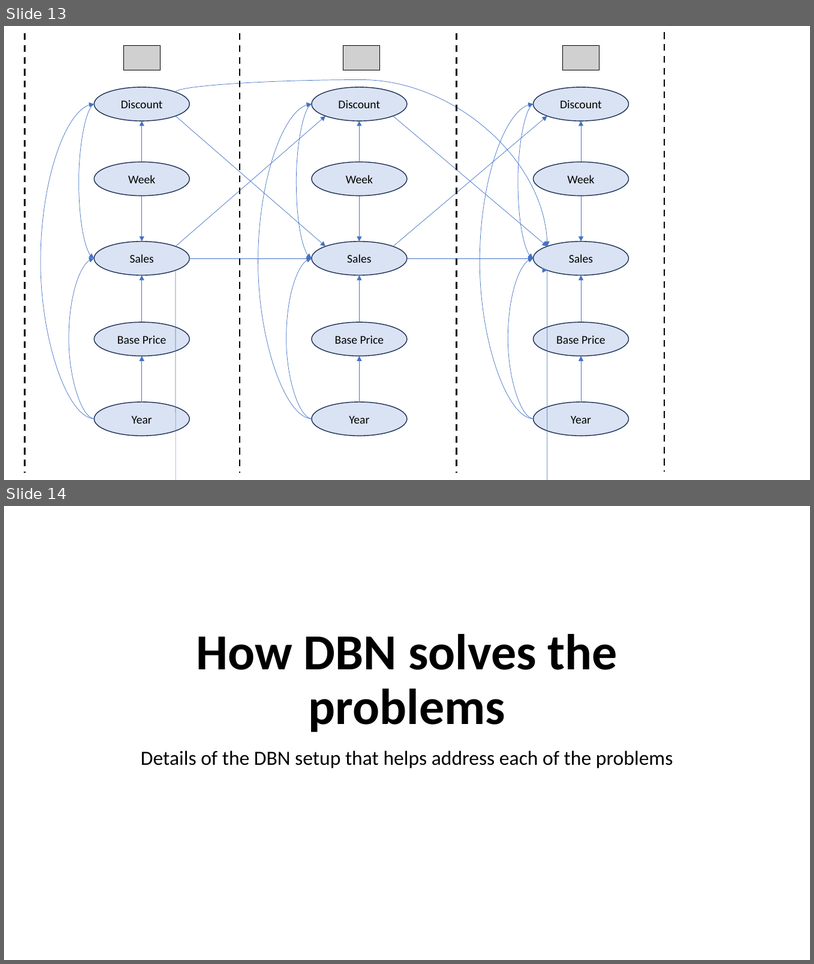
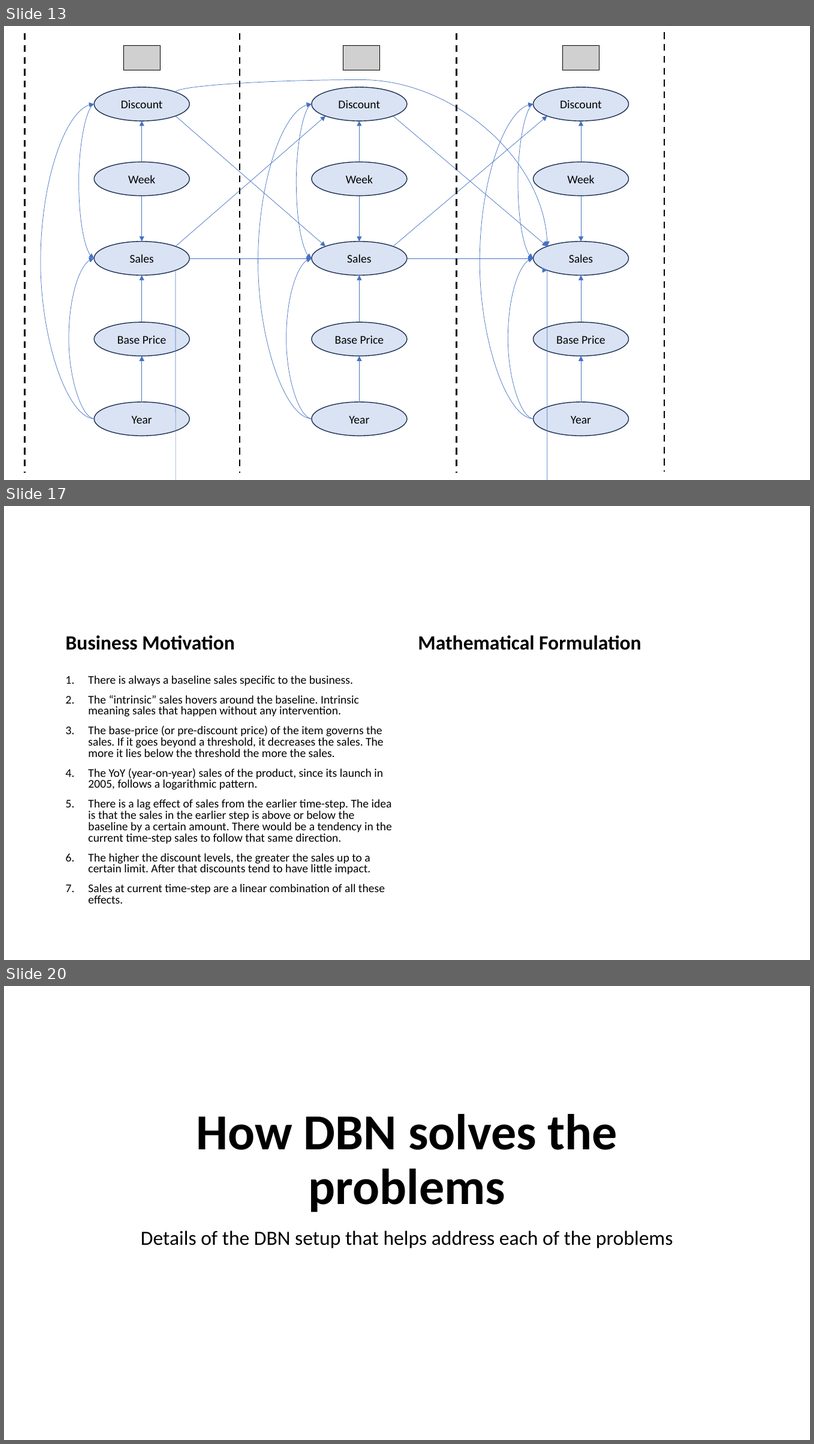
Before and after one commit to AnirbanChakraborty06/DBN-Data-Generator, a slide deck: Utility of Dynamic Bayesian Networks.pptx. Shown one above the other, each under a label of ours: slides 13 and 14 before the commit, slides 13, 17 and 20 after it; the slides between them are not shown. The pictures are 814x964 and 814x1444 pixels, drawn with LibreOffice and Linux fonts; fonts in the diff are those of the drawing; grey boxes stand for pictures. Boxes give left, top, right and bottom in pixels: in the first picture for what was removed or moved away, otherwise in the second. Text is boxed around its words. In the diff, an @@ line names an element or a change of style, - is before the commit and + after.

Commit message:
Updating presentation on utility of DBN-Generator
Few slides have been added to the existing presentation.

```diff
--- a/Utility of Dynamic Bayesian Networks.pptx
+++ b/Utility of Dynamic Bayesian Networks.pptx
@@ slide 17 added at bbox=[4, 506, 810, 960], background #FFFFFF @@
@@ text added at bbox=[66, 635, 235, 650], 24 pt, text #000000, bold @@
+Business Motivation
@@ text added at bbox=[418, 635, 642, 650], 24 pt, text #000000, bold @@
+Mathematical Formulation
@@ text added at bbox=[88, 675, 392, 903], 14 pt, text #000000 @@
+1. There is always a baseline sales specific to the business.
+2. The “intrinsic” sales hovers around the baseline. Intrinsic meaning sales that happen without any intervention.
+3. The base-price (or pre-discount price) of the item governs the sales. If it goes beyond a threshold, it decreases the sales. The more it lies below the threshold the more the sales.
+4. The YoY (year-on-year) sales of the product, since its launch in 2005, follows a logarithmic pattern.
+5. There is a lag effect of sales from the earlier time-step. The idea is that the sales in the earlier step is above or below the baseline by a certain amount. There would be a tendency in the current time-step sales to follow that same direction.
+6. The higher the discount levels, the greater the sales up to a certain limit. After that discounts tend to have little impact.
+7. Sales at current time-step are a linear combination of all these effects.
@@ what was slide 14 is now slide 20 @@
```
Also in this commit, not shown: 6 slides changed, 6 other slides added.
